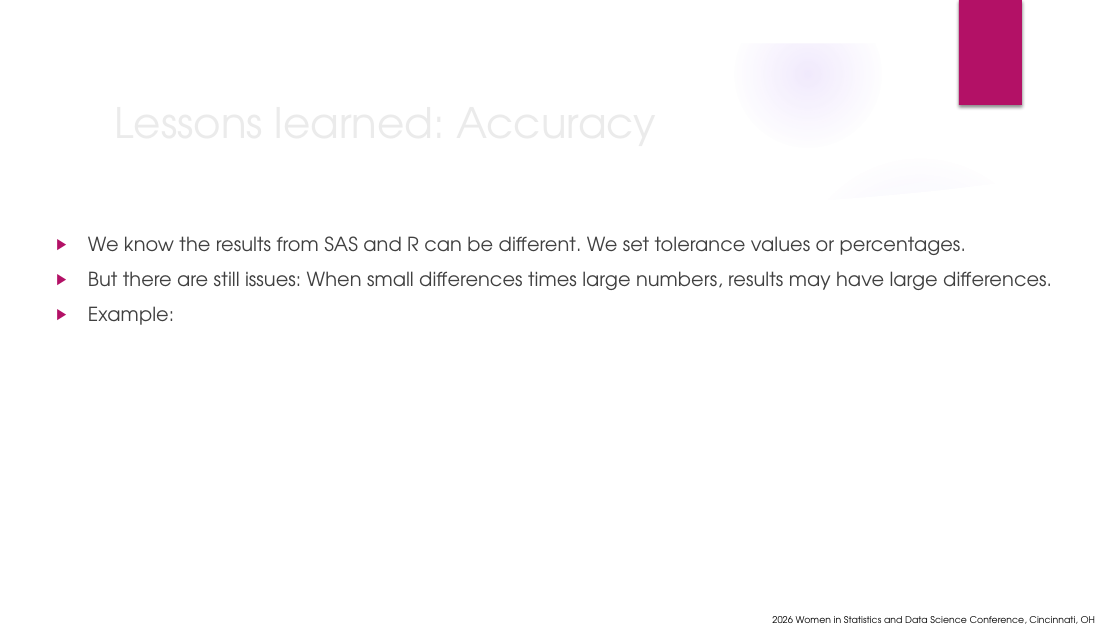
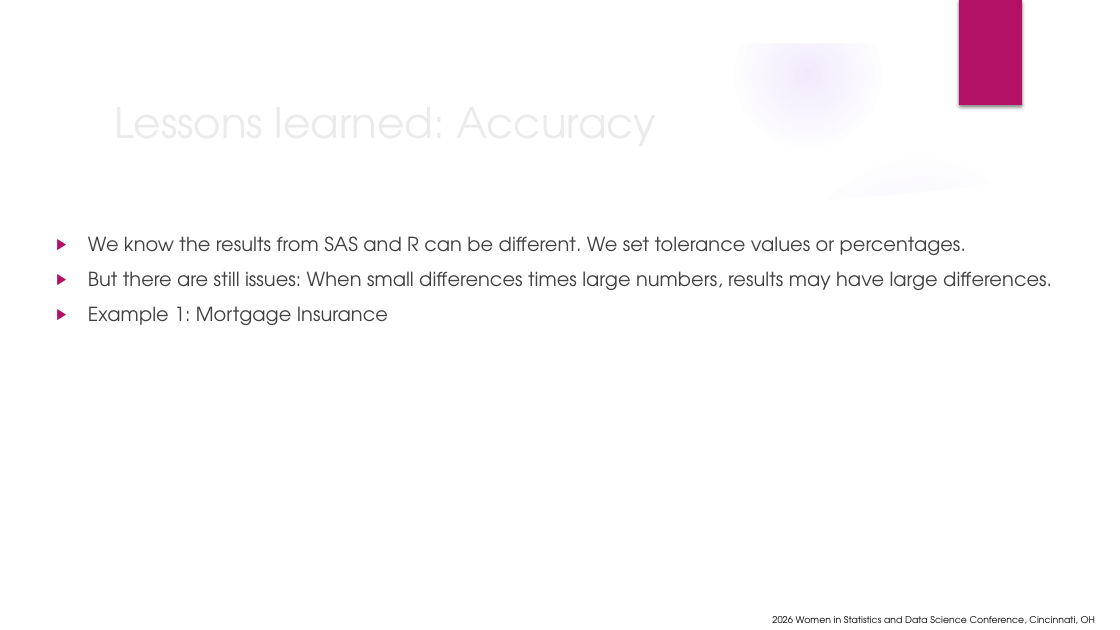
Before and after one commit to wx2123/WSDS-2026-OH, a slide deck: slide 11 of From On-Premises to Cloud.pptx. Drawn at 1120x630 pixels with LibreOffice and Linux fonts; fonts in the diff are those of the drawing; grey boxes stand for pictures; background and template pictures are left out. Boxes give left, top, right and bottom in pixels: in the first picture for what was removed or moved away, otherwise in the second. Text is boxed around its words. In the diff, an @@ line names an element or a change of style, - is before the commit and + after.

```diff
--- a/From On-Premises to Cloud.pptx
+++ b/From On-Premises to Cloud.pptx
@@ text at (88, 306, 388, 325): text changed @@
-▶ Example:
+▶ Example 1: Mortgage Insurance
```
Also in this commit, not shown: 9 other slides changed, 1 slide added.
